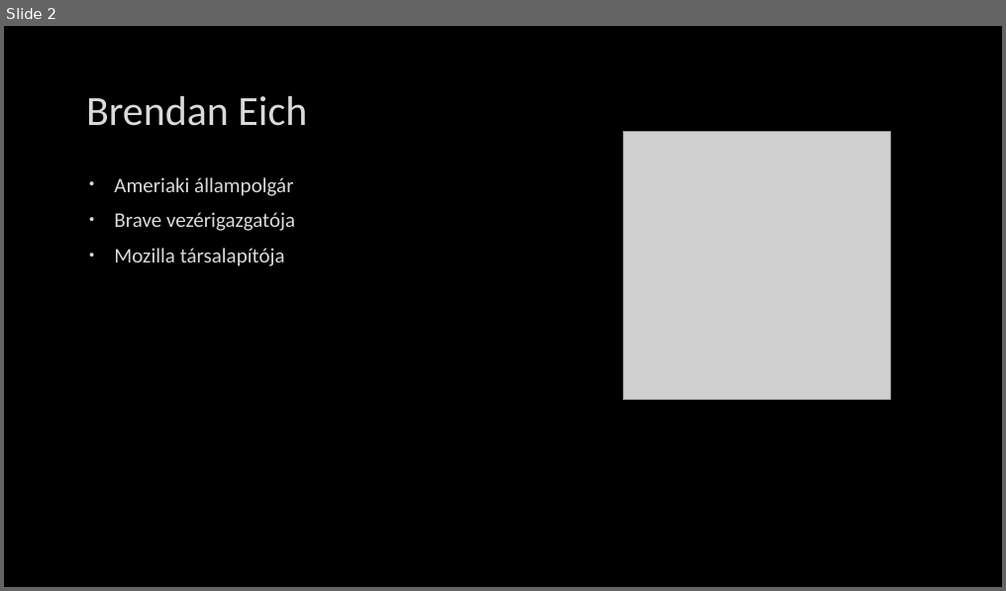
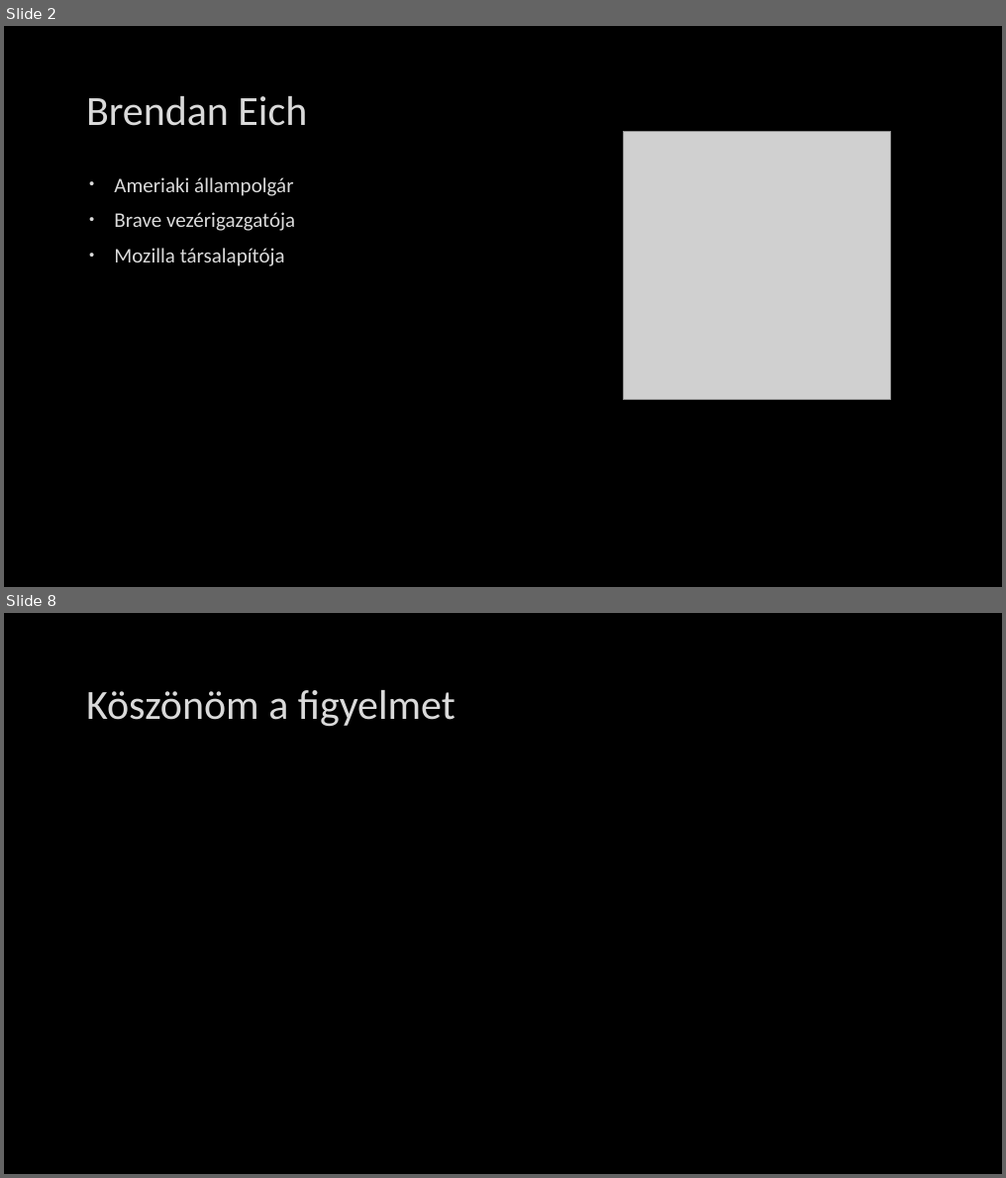
Before and after one commit to mihoandre/ikt-ppt, a slide deck: JavaScriptikt.pptx. Shown one above the other, each under a label of ours: slide 2 before the commit, slides 2 and 8 after it; the slides between them are not shown. The pictures are 1006x591 and 1006x1178 pixels, drawn with LibreOffice and Linux fonts; fonts in the diff are those of the drawing; grey boxes stand for pictures; background and template pictures are left out. Boxes give left, top, right and bottom in pixels: in the first picture for what was removed or moved away, otherwise in the second. Text is boxed around its words. In the diff, an @@ line names an element or a change of style, - is before the commit and + after.

```diff
--- a/JavaScriptikt.pptx
+++ b/JavaScriptikt.pptx
@@ slide 8 added at (x1=4, y1=613, x2=1002, y2=1174), background picture (left out) @@
@@ title added at (x1=86, y1=690, x2=455, y2=727), 40 pt, text #DADADA @@
+Köszönöm a figyelmet
```
Also in this commit, not shown: 1 slide changed, 3 other slides added, 1 slide removed.
